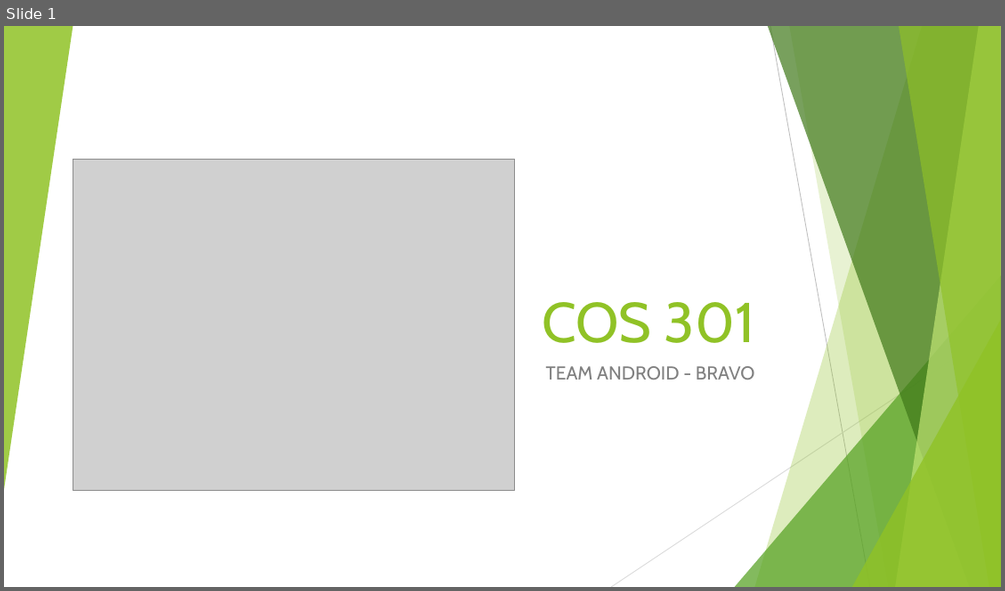
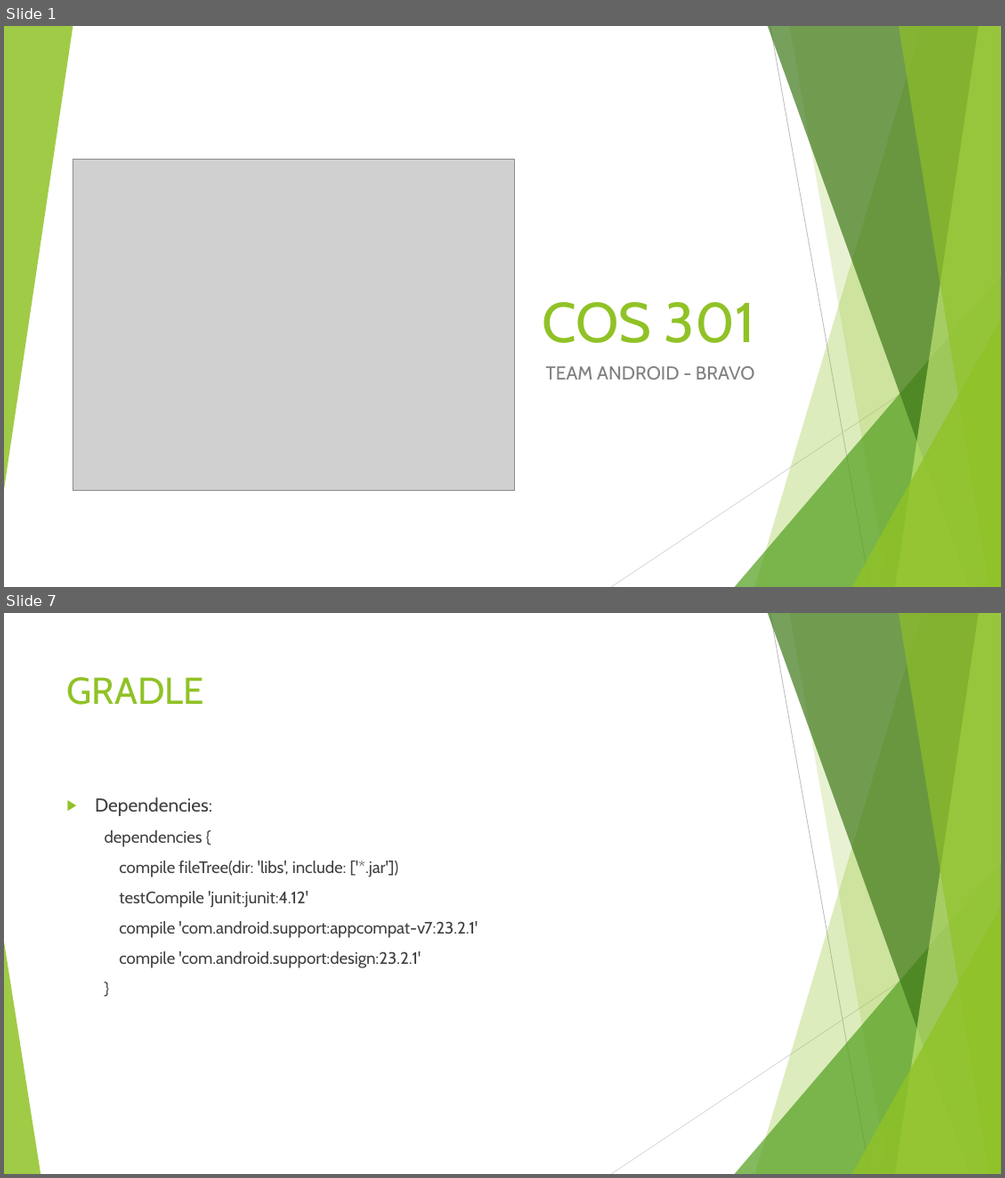
Before and after one commit to u14077893/Bravo, a slide deck: Android Interface/Presentation/COS 301 Presentation.pptx. Shown one above the other, each under a label of ours: slide 1 before the commit, slides 1 and 7 after it; the slides between them are not shown. The pictures are 1005x591 and 1005x1178 pixels, drawn with LibreOffice and Linux fonts; fonts in the diff are those of the drawing; grey boxes stand for pictures. Boxes give left, top, right and bottom in pixels: in the first picture for what was removed or moved away, otherwise in the second. Text is boxed around its words. In the diff, an @@ line names an element or a change of style, - is before the commit and + after.

```diff
--- a/Android Interface/Presentation/COS 301 Presentation.pptx
+++ b/Android Interface/Presentation/COS 301 Presentation.pptx
@@ slide 7 added at (4,613,1001,1174), background #FFFFFF; not listed: 9 template elements that a slide beside it also shows @@
@@ title added at (67,677,204,705), 36 pt, text #90C226 @@
+GRADLE
@@ text added at (95,797,477,968), 16 pt, text #404040 @@
+▶ Dependencies:
+  dependencies {
+  compile fileTree(dir: 'libs', include: ['*.jar'])
+  testCompile 'junit:junit:4.12'
+  compile 'com.android.support:appcompat-v7:23.2.1'
+  compile 'com.android.support:design:23.2.1'
+  }
@@ triangle added at (4,941,40,1174), fill #90C226 at 85% opacity @@
```
Also in this commit, not shown: 16 other slides added.
